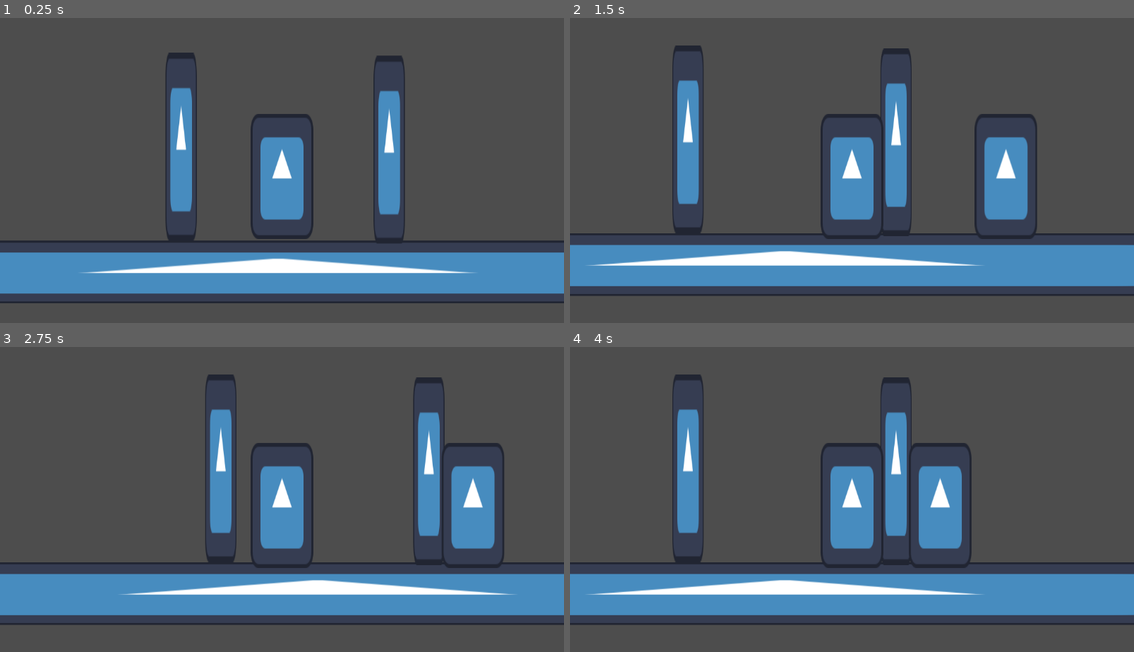
Above: before the commit, frames 1-4 (two rows, left to right).
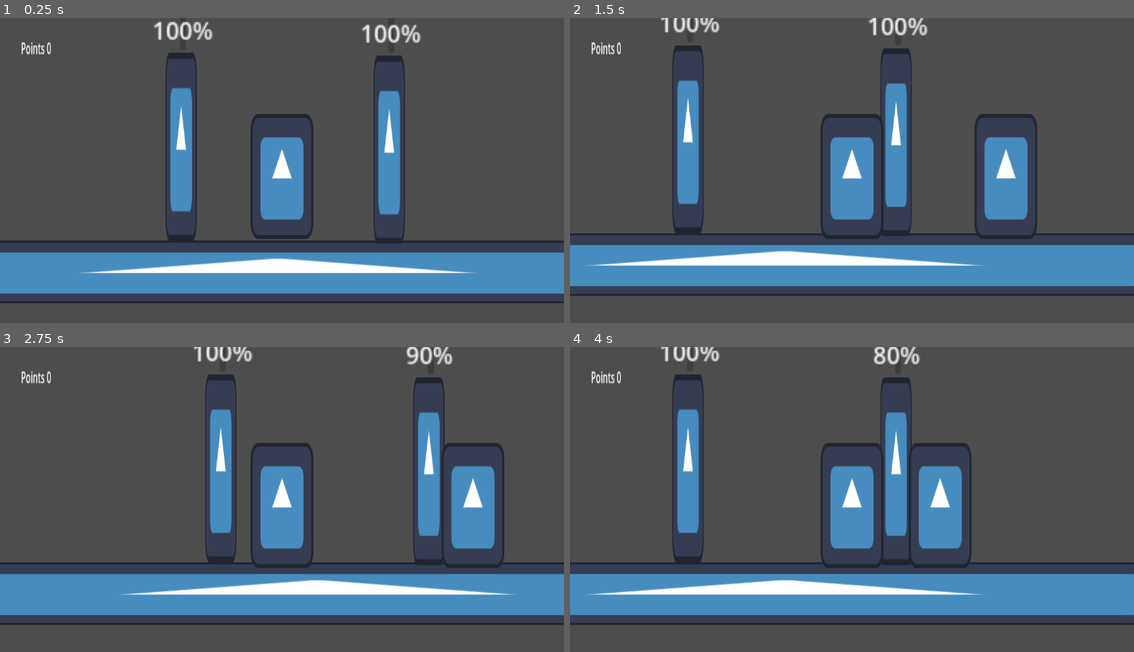
Above: after the commit, the same moments.

Repository: ajpowers334/ZombieGame
Game: Godot game, scene res://Scenes/level.tscn
Two runs of this game, one before a commit and one after it. Both use one fixed random seed, a clock stepped at 60 frames per second and the inputs below. The engine's default icon, where the game draws it, is replaced by a stand-in: a white triangle on a blue panel in a dark square.
Inputs:
- Up to frame 1 (0.25 s): no input
- Up to frame 2 (1.5 s): hold D (move_right) from 0.53 s (still down); tap Up (up, bound only after the commit) at 0.6, 0.77, 1.07, 1.35 s
- Up to frame 3 (2.75 s): tap Up (up, bound only after the commit) at 1.52, 1.82, 2.1 s; release D (move_right) at 2.03 s; hold A (move_left) from 2.03 s (still down)
- Up to frame 4 (4 s): release A (move_left) at 2.78 s; hold D (move_right) from 2.78 s (still down); tap Up (up, bound only after the commit) at 2.85, 3.02, 3.32, 3.6, 3.77 s

The runs differ from the first frame. In frame 1, 0.9% of the frame differs, in the area x 3-75%, y 1-13%; in frame 2, 0.8%; in frame 3, 0.7%; in frame 4, 0.7%.

Commit message:
i added knockback 9/23

Diff:
--- a/Scenes/barricade.tscn
+++ b/Scenes/barricade.tscn
@@ -1,9 +1,11 @@
-[gd_scene load_steps=4 format=3 uid="uid://c5jko1vjkiy0r"]
+[gd_scene load_steps=5 format=3 uid="uid://c5jko1vjkiy0r"]
 
 [ext_resource type="Texture2D" uid="uid://crfhssvqwuhbj" path="res://icon.svg" id="1_1qjqc"]
 [ext_resource type="Script" uid="uid://b6tnwjb6n1uni" path="res://Scripts/barricade.gd" id="1_kt4dc"]
 
 [sub_resource type="RectangleShape2D" id="RectangleShape2D_kt4dc"]
+
+[sub_resource type="RectangleShape2D" id="RectangleShape2D_68tai"]
 
 [node name="Barricade" type="StaticBody2D" groups=["barricade"]]
 scale = Vector2(0.5, 3)
@@ -15,3 +17,15 @@
 
 [node name="Sprite2D" type="Sprite2D" parent="."]
 texture = ExtResource("1_1qjqc")
+
+[node name="HealthBar" type="ProgressBar" parent="."]
+offset_left = -4.0
+offset_top = -93.0
+offset_bottom = -66.0
+scale = Vector2(6, 1)
+
+[node name="RepairArea" type="Area2D" parent="."]
+
+[node name="CollisionShape2D" type="CollisionShape2D" parent="RepairArea"]
+scale = Vector2(10, 6)
+shape = SubResource("RectangleShape2D_68tai")
--- /dev/null
+++ b/Scenes/bat.tscn
@@ -0,0 +1,21 @@
+[gd_scene load_steps=4 format=3 uid="uid://qlx0w7txuj8i"]
+
+[ext_resource type="Texture2D" uid="uid://crfhssvqwuhbj" path="res://icon.svg" id="1_j7be8"]
+[ext_resource type="Script" uid="uid://cfi5fy8lnb72l" path="res://Scripts/bat.gd" id="1_jckqh"]
+
+[sub_resource type="RectangleShape2D" id="RectangleShape2D_jckqh"]
+
+[node name="Bat" type="Area2D"]
+scale = Vector2(0.15, 2)
+script = ExtResource("1_jckqh")
+
+[node name="CollisionShape2D" type="CollisionShape2D" parent="."]
+position = Vector2(0, -65)
+scale = Vector2(6, 6)
+shape = SubResource("RectangleShape2D_jckqh")
+
+[node name="Sprite2D" type="Sprite2D" parent="."]
+position = Vector2(0, -65)
+texture = ExtResource("1_j7be8")
+
+[connection signal="body_entered" from="." to="." method="_on_body_entered"]
--- a/Scenes/level.tscn
+++ b/Scenes/level.tscn
@@ -29,5 +29,3 @@
 
 [node name="Player" parent="." instance=ExtResource("3_6phgx")]
 position = Vector2(576, 471)
-
-[node name="Camera2D" type="Camera2D" parent="Player"]
--- a/Scenes/player.tscn
+++ b/Scenes/player.tscn
@@ -15,3 +15,11 @@
 
 [node name="Sprite2D" type="Sprite2D" parent="."]
 texture = ExtResource("1_v0iea")
+
+[node name="Camera2D" type="Camera2D" parent="."]
+
+[node name="Label" type="Label" parent="Camera2D"]
+offset_left = -533.0
+offset_top = -143.5
+offset_right = -493.0
+offset_bottom = -120.5
--- a/Scripts/barricade.gd
+++ b/Scripts/barricade.gd
@@ -2,20 +2,44 @@
 
 var health = 100
 var max_health = 100
+@onready var health_bar = $HealthBar
 
-func ready():
-	pass
+@onready var repair_area = $RepairArea
 
+func _ready():
+	health_bar.max_value = max_health
+	health_bar.value = health
+
+func _process(_delta):
+	if Input.is_action_just_pressed("up"): #repair logic
+		var bodies = repair_area.get_overlapping_bodies()
+		var player_in_area = false
+		var zombie_in_area = false
+
+		# First, check all bodies to see if there are any zombies
+		for body in bodies:
+			if body.is_in_group("zombie"):
+				zombie_in_area = true
+				break
+
+		# Then check if there's a player (only if no zombies)
+		if not zombie_in_area:
+			for body in bodies:
+				if body.is_in_group("player"):
+					repair(20)
+					break  # Only repair once
 
 func take_damage(damage):
 	health = health - damage
 	health = clamp(health, 0, max_health)  # Keep health between 0 and max_health
+	health_bar.value = health
 	if health <= 0:
 		die()
 
 func repair(repair_amount):
 	health = health + repair_amount
 	health = clamp(health, 0, max_health)  # Prevent health from exceeding max_health
+	health_bar.value = health
 
 func die():
 	queue_free()
--- /dev/null
+++ b/Scripts/bat.gd
@@ -0,0 +1,33 @@
+extends Area2D
+
+var player = Node2D
+var damage = 15
+
+func _ready():
+	player = get_tree().get_first_node_in_group("player")
+	start_attack()
+
+func start_attack():
+	var direction = player.get_facing_direction()
+	var target_rotation = 90 * direction
+	var tween = create_tween()
+
+	# Smoothly rotate to target rotation
+	tween.tween_property(self, "rotation_degrees", target_rotation, 0.2)\
+		.set_ease(Tween.EASE_OUT).set_trans(Tween.TRANS_BACK)
+
+	# Optional: Add a small bounce effect
+	tween.tween_property(self, "rotation_degrees", target_rotation * 0.8, 0.1)
+	tween.tween_property(self, "rotation_degrees", target_rotation, 0.1)
+
+	# Remove after animation completes
+	await tween.finished
+	queue_free()
+
+
+
+func _on_body_entered(body):
+	if body.is_in_group("zombie"):
+		body.take_damage(damage)
+		body.knockback()
+		queue_free()
--- a/Scripts/level.gd
+++ b/Scripts/level.gd
@@ -12,13 +12,26 @@
 		return
 	zombie_cycle()
 
+	player.connect("playerdied", _on_player_died)
+
 func zombie_cycle():
-	var zombie_instance = zombie_scene.instantiate()
-	# Randomly choose left (-1) or right (1) side for spawning
-	var spawn_side = 1 if randi() % 2 == 0 else -1
-	var spawn_offset = Vector2(camera.get_viewport_rect().size.x * 0.9 * spawn_side, 0)
-	zombie_instance.global_position = player.global_position + spawn_offset
+	if player:
+		var zombie_instance = zombie_scene.instantiate()
+		# Randomly choose left (-1) or right (1) side for spawning
+		var spawn_side = 1 if randi() % 2 == 0 else -1
+		var spawn_offset = Vector2(camera.get_viewport_rect().size.x * 0.9 * spawn_side, 0)
+		zombie_instance.global_position = player.global_position + spawn_offset
 
-	add_child(zombie_instance)
-	await get_tree().create_timer(3.0).timeout
-	zombie_cycle()
+		zombie_instance.connect("zombiedied", _on_zombie_died) #connect the zombie to signal
+
+		add_child(zombie_instance)
+		await get_tree().create_timer(3.0).timeout
+		zombie_cycle()
+
+func _on_player_died():
+	set_physics_process(false)
+	get_tree().paused = true  # This will pause the entire game
+	print("Game Over")
+
+func _on_zombie_died():
+	player.update_points(18)
--- a/Scripts/player.gd
+++ b/Scripts/player.gd
@@ -1,17 +1,26 @@
 extends CharacterBody2D
 
+
+#personal characteristics
 var health = 100
 var max_health = 100
 var speed = 300.0
 var gravity = 980.0  # Standard gravity value in pixels/second²
 
-var bullet_scene = preload("res://Scenes/bullet.tscn")
 
+@onready var label = $Camera2D/Label
+
+#value placeholders
+var points = 0
 var shooting_direction = 1
+var facing_direction = 1
 var can_shoot = true
+var can_bat_attack = true
 
-func ready():
-	pass
+signal playerdied
+
+func _ready():
+	label.text = ("Points " + str(points))
 
 func _physics_process(delta):
 	# Apply gravity
@@ -33,6 +42,9 @@
 	elif Input.is_action_just_pressed("shoot_right") and can_shoot:
 		shoot_right()
 
+	if Input.is_action_just_pressed("down") and can_bat_attack:
+		bat_attack()
+
 	move_and_slide()
 
 func shoot_left():
@@ -44,6 +56,7 @@
 	shoot()
 
 func shoot():
+	var bullet_scene = preload("res://Scenes/bullet.tscn")
 	var bullet = bullet_scene.instantiate()
 	get_parent().add_child(bullet) # Add to the parent scene, not the player
 	can_shoot = false
@@ -57,16 +70,31 @@
 		die()
 
 func bat_attack():
-	pass
+	var bat_scene = preload("res://Scenes/bat.tscn")
+	var bat_instance = bat_scene.instantiate()
+	add_child(bat_instance)
+	can_bat_attack = false
+	await get_tree().create_timer(0.5).timeout
+	can_bat_attack = true
 
 func move_left():
+	facing_direction = -1
 	velocity.x = -speed
 
 func move_right():
+	facing_direction = 1
 	velocity.x = speed
 
 func get_shooting_direction():
 	return shooting_direction
 
+func get_facing_direction():
+	return facing_direction
+
 func die():
+	emit_signal("playerdied")
 	queue_free()
+
+func update_points(value):
+	points = points + value
+	label.text = ("Points " + str(points))
--- a/Scripts/zombie.gd
+++ b/Scripts/zombie.gd
@@ -11,6 +11,10 @@
 var attack_cooldown = 1.0  # Time between attacks in seconds
 var can_attack = true
 var current_target = null
+
+var can_move = true
+
+signal zombiedied
 
 func _ready():
 	player = get_tree().get_first_node_in_group("player")
@@ -26,11 +30,11 @@
 		velocity.y += gravity * delta
 
 	move_and_slide()
-
-	if player != null:
-		pursue_player()
-	else:
-		print("[ZOMBIE] Player not found")
+	if can_move:
+		if player != null:
+			pursue_player()
+		else:
+			print("[ZOMBIE] Player not found")
 
 	# Check if we can attack a target
 	if current_target != null and can_attack:
@@ -80,5 +84,13 @@
 	velocity.x = speed
 	scale.x = abs(scale.x)
 
+func knockback():
+	velocity.x = 250 * player.get_facing_direction()
+	velocity.y = -250
+	can_move = false
+	await get_tree().create_timer(0.5).timeout
+	can_move = true
+
 func die():
+	emit_signal("zombiedied")
 	queue_free()
--- a/project.godot
+++ b/project.godot
@@ -43,6 +43,16 @@
 "events": [Object(InputEventKey,"resource_local_to_scene":false,"resource_name":"","device":-1,"window_id":0,"alt_press …(195 unchanged characters)…
 ]
 }
+up={
+"deadzone": 0.2,
+"events": [Object(InputEventKey,"resource_local_to_scene":false,"resource_name":"","device":-1,"window_id":0,"alt_pressed":false,"shift_pressed":false,"ctrl_pressed":false,"meta_pressed":false,"pressed":false,"keycode":0,"physical_keycode":4194320,"key_label":0,"unicode":0,"location":0,"echo":false,"script":null)
+]
+}
+down={
+"deadzone": 0.2,
+"events": [Object(InputEventKey,"resource_local_to_scene":false,"resource_name":"","device":-1,"window_id":0,"alt_pressed":false,"shift_pressed":false,"ctrl_pressed":false,"meta_pressed":false,"pressed":false,"keycode":0,"physical_keycode":4194322,"key_label":0,"unicode":0,"location":0,"echo":false,"script":null)
+]
+}
 
 [rendering]
 
Not shown, added: Scripts/bat.gd.uid
